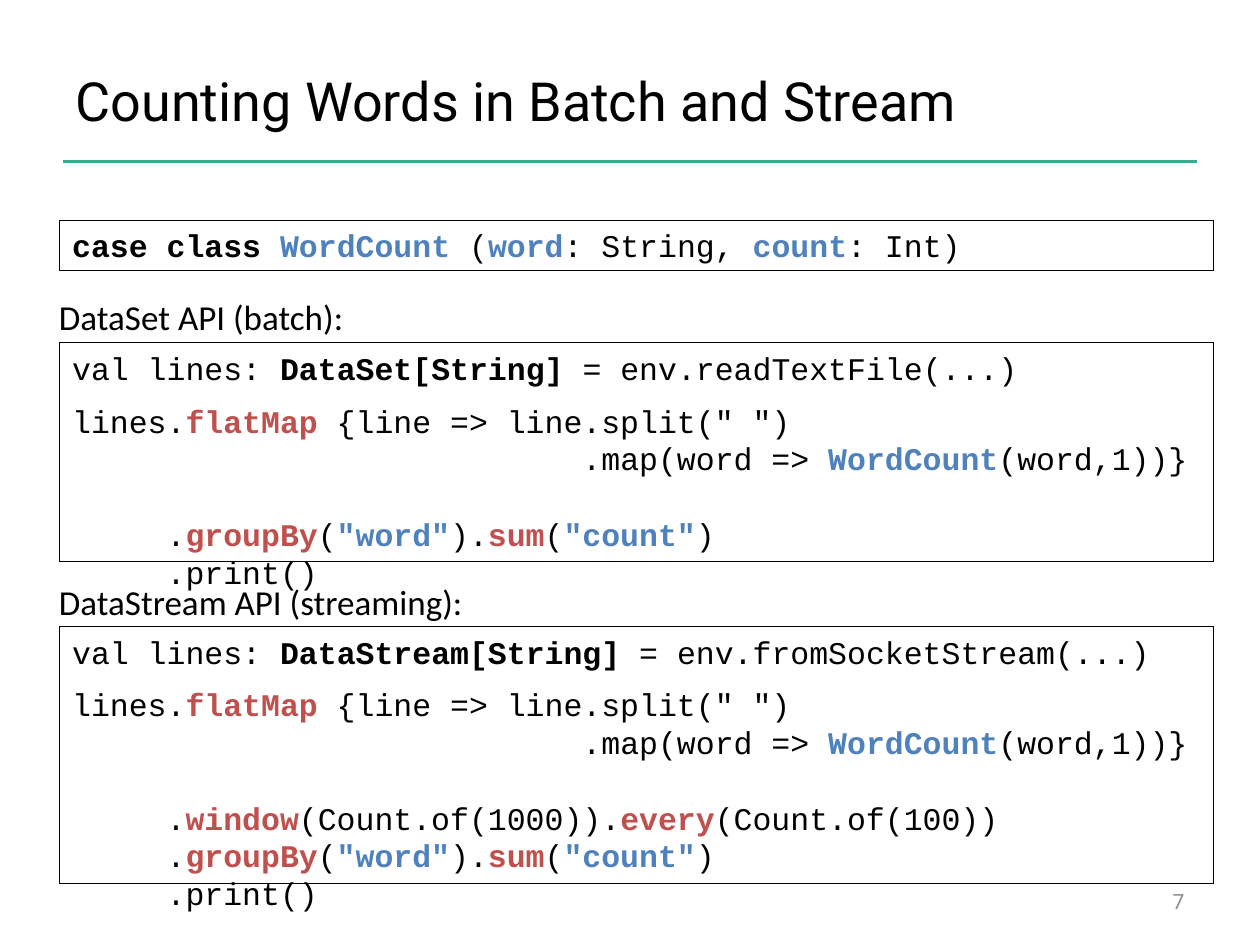
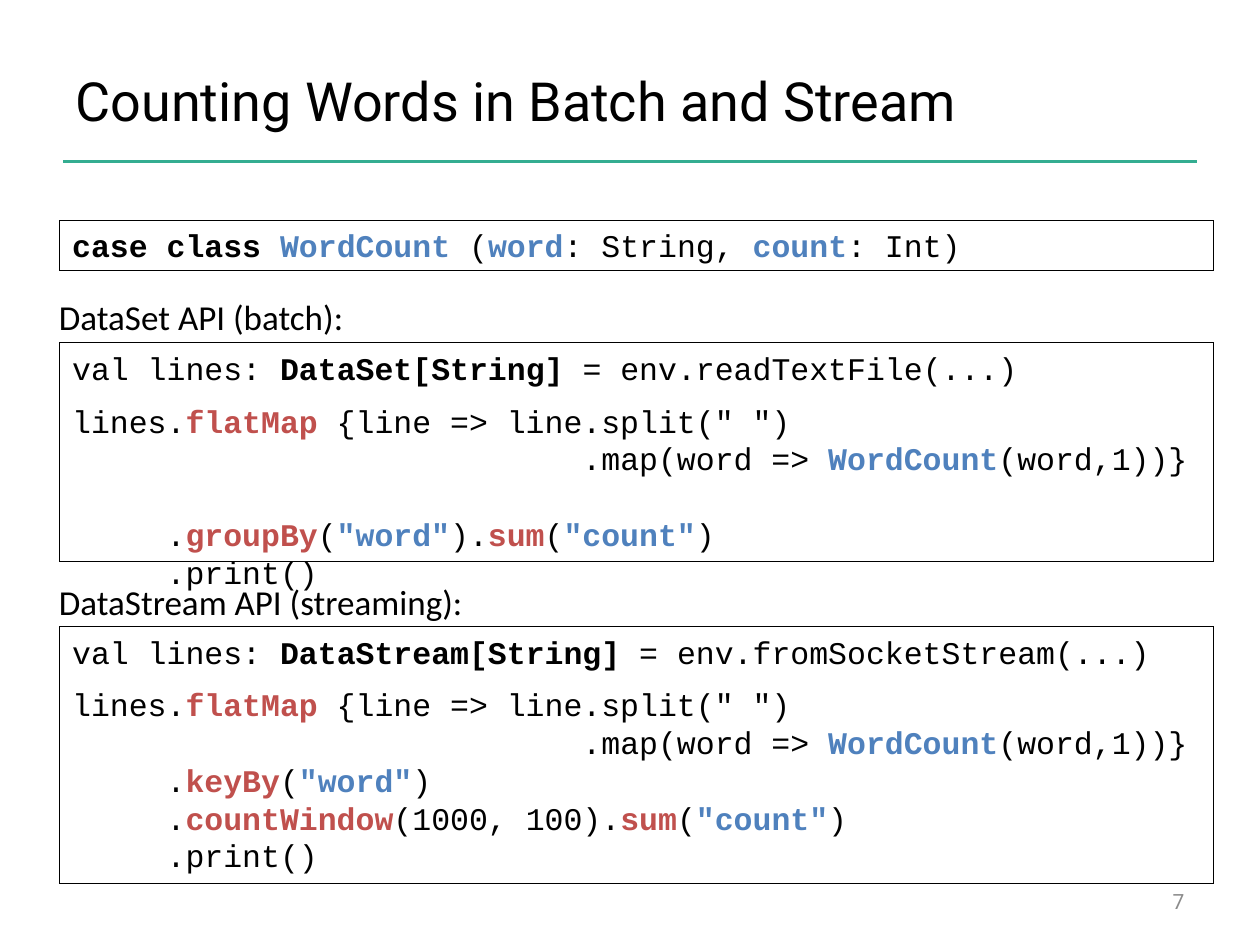
Before and after one commit to dataArtisans/flink-training-web, a slide deck: slide 7 of slides/closing_streaming.pptx. Drawn at 1260x945 pixels with LibreOffice and Linux fonts; fonts in the diff are those of the drawing; background and template pictures are left out. Boxes give left, top, right and bottom in pixels: in the first picture for what was removed or moved away, otherwise in the second. Text is boxed around its words. In the diff, an @@ line names an element or a change of style, - is before the commit and + after.

```diff
--- a/slides/closing_streaming.pptx
+++ b/slides/closing_streaming.pptx
@@ text in rectangle at (167,769,847,837): text changed; text colour #000000 to #C0504D; bold on @@
-.window(Count.of(1000)).every(Count.of(100))
-.groupBy("word").sum("count")
+.keyBy("word")
+.countWindow(1000, 100).sum("count")
```
Also in this commit, not shown: 5 other files.
